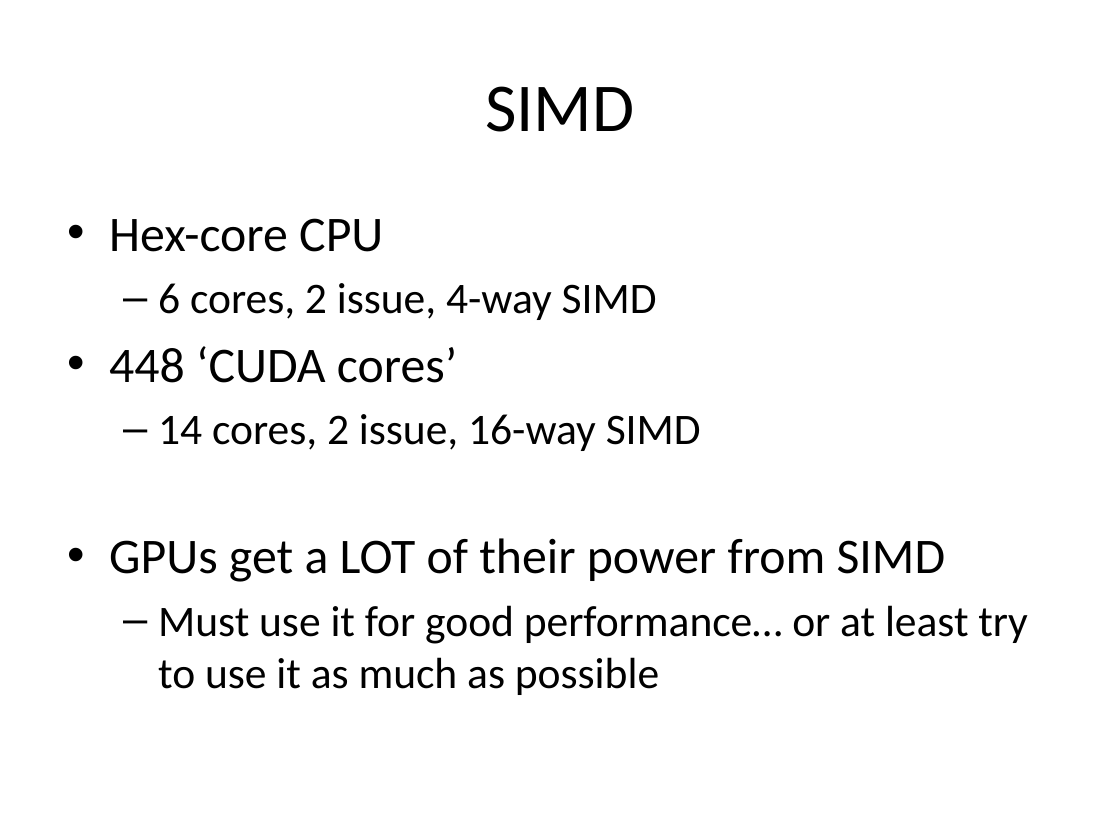
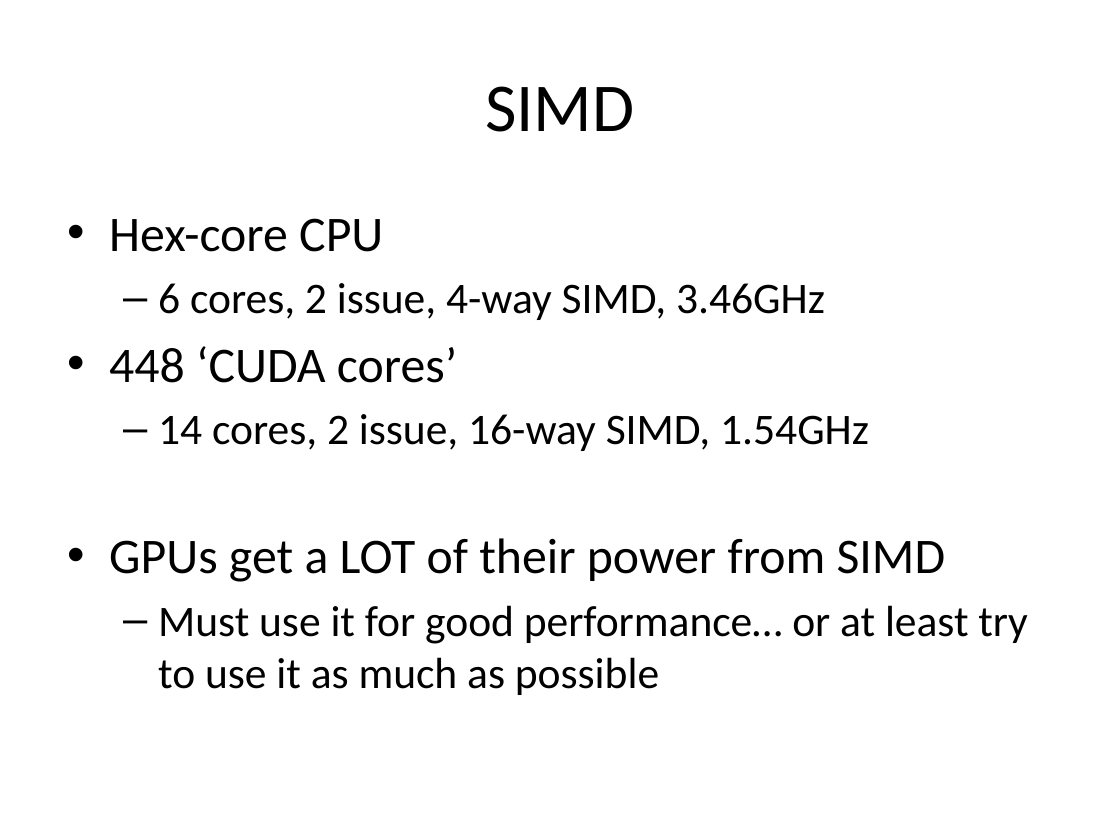
Before and after one commit to sellitforcache/cuda_tut, a slide deck: slide 5 of cuda_tut.pptx. Drawn at 1120x840 pixels with LibreOffice and Linux fonts; fonts in the diff are those of the drawing. Boxes give left, top, right and bottom in pixels: in the first picture for what was removed or moved away, otherwise in the second. Text is boxed around its words. In the diff, an @@ line names an element or a change of style, - is before the commit and + after.

```diff
--- a/cuda_tut.pptx
+++ b/cuda_tut.pptx
@@ text at [158,283,825,320]: text changed @@
-  – 6 cores, 2 issue, 4-way SIMD
+  – 6 cores, 2 issue, 4-way SIMD, 3.46GHz
@@ text at [158,414,869,451]: text changed @@
-  – 14 cores, 2 issue, 16-way SIMD
+  – 14 cores, 2 issue, 16-way SIMD, 1.54GHz
```
Also in this commit, not shown: 5 other slides changed.
